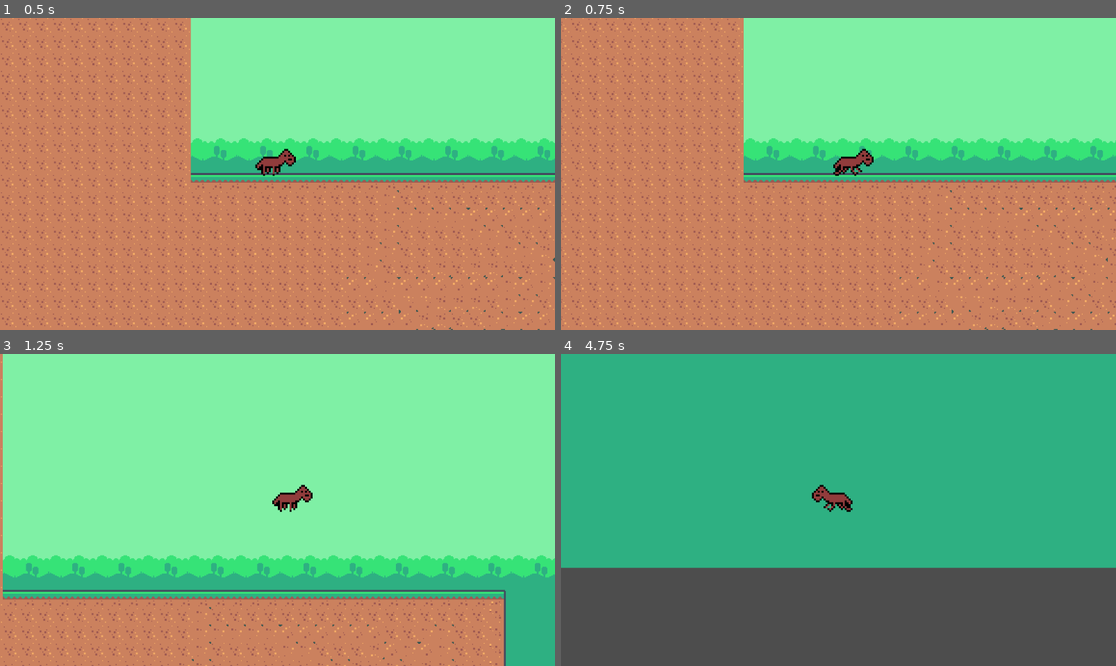
Above: before the commit, frames 1-4 (two rows, left to right).
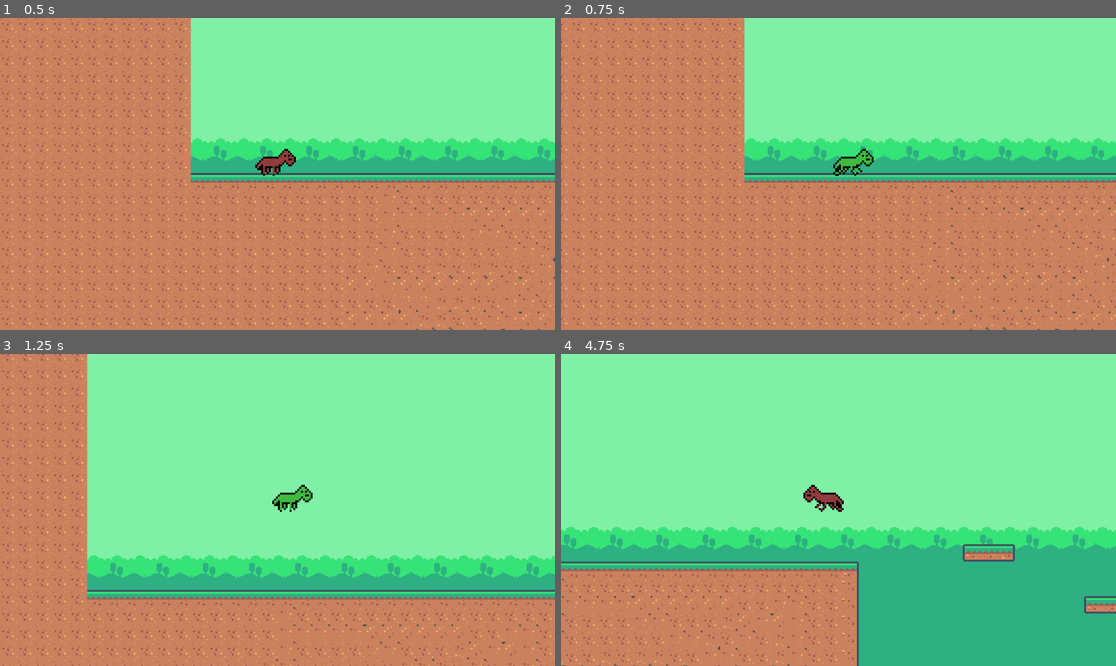
Above: after the commit, the same moments.

Repository: TediKoi/BigModeProject
Game: Godot game, scene res://Scenes/main.tscn
Two runs of this game, one before a commit and one after it. Both use one fixed random seed, a clock stepped at 60 frames per second and the inputs below.
Inputs:
- Up to frame 1 (0.5 s): no input
- Up to frame 2 (0.75 s): hold D (move_right) from 0.53 s (still down); hold Shift (sprint) from 0.53 s (still down); tap Q (change_mode) at 0.6 s
- Up to frame 3 (1.25 s): keep holding D (move_right); keep holding Shift (sprint); tap Space (jump) at 0.77, 1.07 s
- Up to frame 4 (4.75 s): release Shift (sprint) at 1.28 s; tap Shift (sprint) at 1.35, 3.05 s; tap Space (jump) at 1.52, 1.55, 1.82, 2.1, 3.02, 3.32, 3.77, 3.8, 4.07, 4.52 s; release D (move_right) at 2.03 s; hold A (move_left) 2.03-2.78 s; tap Q (change_mode) at 2.3, 2.85, 4.35 s; hold D (move_right) 2.78-4.28 s; hold Shift (sprint) 3.53-4.28 s; hold A (move_left) from 4.28 s (still down)

Frame 1 is identical in both runs. In frame 2, 5.5% of the frame differs, in the area x 0-100%, y 0-100%; in frame 3, 19%; in frame 4, 93%.

Commit message:
added mode changing

Diff:
--- a/Scenes/Components/mode_component.tscn
+++ b/Scenes/Components/mode_component.tscn
@@ -1,6 +1,3 @@
-[gd_scene load_steps=2 format=3 uid="uid://dmyghrfrkqg37"]
-
-[ext_resource type="Script" path="res://Scenes/Components/mode_component.gd" id="1_ol2c1"]
+[gd_scene format=3 uid="uid://dmyghrfrkqg37"]
 
 [node name="ModeComponent" type="Node"]
-script = ExtResource("1_ol2c1")
--- /dev/null
+++ b/Scenes/Player/player.gd
@@ -0,0 +1,90 @@
+extends CharacterBody2D
+class_name Player
+
+const MAX_SPEED = 200
+const JUMP_VELOCITY = -400.0
+const ACCELERATION = 100
+
+var direction = 0
+var gravity = 980
+
+@export var isDonkey = true
+
+@onready var sprite_donkey = $Sprite2DDonkey
+@onready var sprite_toad = $Sprite2DToad
+
+func _ready():
+	sprite_toad.visible = false
+
+func _physics_process(delta):
+	animations()
+	flip_sprite()
+	if not is_on_floor():
+		velocity.y += gravity * delta
+		velocity.x = move_toward(velocity.x, 0, 10)
+	jumping()
+	moving()
+	mode()
+	move_and_slide()
+
+func flip_sprite():
+	var isRight = direction > 0
+	var isLeft = direction < 0
+	if isRight:
+		sprite_toad.flip_h = false
+		sprite_donkey.flip_h = false
+	if isLeft:
+		sprite_toad.flip_h = true
+		sprite_donkey.flip_h = true
+
+func sprint_accelerate():
+	var isRight = direction > 0
+	var isLeft = direction < 0
+	if isRight:
+		velocity.x = move_toward(velocity.x, MAX_SPEED + 200, 20)
+	if isLeft:
+		velocity.x = move_toward(velocity.x, -MAX_SPEED - 200, 20)
+
+func moving():
+	direction = Input.get_axis("move_left", "move_right")
+	if direction:
+		if Input.is_action_pressed("sprint") and isDonkey:
+			sprint_accelerate()
+		else:
+			accelerate()
+	else:
+		velocity.x = move_toward(velocity.x, 0, 30)
+
+func accelerate():
+	var isRight = direction > 0
+	var isLeft = direction < 0
+	if isRight:
+		velocity.x = move_toward(velocity.x, MAX_SPEED, 20)
+	if isLeft:
+		velocity.x = move_toward(velocity.x, -MAX_SPEED, 20)
+
+func animations():
+	#Animations
+	if isDonkey:
+		if(velocity.x > 0 || velocity.x < 0):
+			sprite_donkey.animation = "run"
+		else:
+			sprite_donkey.animation = "default"
+	else:
+		if(velocity.x > 0 || velocity.x < 0):
+			sprite_toad.animation = "run"
+		else:
+			sprite_toad.animation = "default"
+
+
+
+func jumping():
+	if Input.is_action_just_pressed("jump") and is_on_floor():
+		velocity.y = JUMP_VELOCITY
+
+
+func mode():
+	if Input.is_action_just_pressed("change_mode"):
+		isDonkey = !isDonkey
+		sprite_donkey.visible = isDonkey
+		sprite_toad.visible = !isDonkey
--- a/Scenes/Player/player_donkey.tscn
+++ b/Scenes/Player/player.tscn
@@ -1,8 +1,32 @@
-[gd_scene load_steps=8 format=3 uid="uid://cp6iiamcdfjuj"]
+[gd_scene load_steps=11 format=3 uid="uid://cp6iiamcdfjuj"]
 
 [ext_resource type="Texture2D" uid="uid://7bh5brl2u8f8" path="res://Scenes/Player/donkey_idle.png" id="1_d5ei7"]
-[ext_resource type="Script" path="res://Scenes/Player/player_donkey.gd" id="1_glxbm"]
+[ext_resource type="Script" path="res://Scenes/Player/player.gd" id="1_g10hy"]
+[ext_resource type="Texture2D" uid="uid://b1ayq3gfmekhy" path="res://Scenes/Player/donkeytoad_idle.png" id="2_017r3"]
 [ext_resource type="Texture2D" uid="uid://ce0ws4tss0bo8" path="res://Scenes/Player/donkey_walk.png" id="3_p70yk"]
+[ext_resource type="Texture2D" uid="uid://bbx0ptpxg61r" path="res://Scenes/Player/donkeytoad_walk.png" id="3_xvfhl"]
+
+[sub_resource type="SpriteFrames" id="SpriteFrames_tw8ns"]
+animations = [{
+"frames": [{
+"duration": 1.0,
+"texture": ExtResource("2_017r3")
+}],
+"loop": true,
+"name": &"default",
+"speed": 5.0
+}, {
+"frames": [{
+"duration": 1.0,
+"texture": ExtResource("3_xvfhl")
+}, {
+"duration": 1.0,
+"texture": ExtResource("2_017r3")
+}],
+"loop": true,
+"name": &"run",
+"speed": 5.0
+}]
 
 [sub_resource type="AtlasTexture" id="AtlasTexture_85byt"]
 atlas = ExtResource("3_p70yk")
@@ -35,18 +59,24 @@
 }]
 
 [sub_resource type="CircleShape2D" id="CircleShape2D_mricl"]
-radius = 8.0
+radius = 9.5
 
-[node name="Player_Donkey" type="CharacterBody2D" groups=["player"]]
+[node name="Player" type="CharacterBody2D" groups=["player"]]
 scale = Vector2(2, 2)
-script = ExtResource("1_glxbm")
+script = ExtResource("1_g10hy")
 
-[node name="Sprite2D" type="AnimatedSprite2D" parent="."]
+[node name="Sprite2DToad" type="AnimatedSprite2D" parent="."]
+position = Vector2(0, 1)
+sprite_frames = SubResource("SpriteFrames_tw8ns")
+autoplay = "default"
+offset = Vector2(0, -8)
+
+[node name="Sprite2DDonkey" type="AnimatedSprite2D" parent="."]
 position = Vector2(0, 1)
 sprite_frames = SubResource("SpriteFrames_jjoc6")
 autoplay = "default"
 offset = Vector2(0, -8)
 
 [node name="CollisionShape2D" type="CollisionShape2D" parent="."]
-position = Vector2(0, -8)
+position = Vector2(0, -9.5)
 shape = SubResource("CircleShape2D_mricl")
--- a/Scenes/Player/player_donkey.gd
+++ /dev/null
@@ -1,68 +0,0 @@
-extends CharacterBody2D
-
-const MAX_SPEED = 200
-const JUMP_VELOCITY = -400.0
-const ACCELERATION = 100
-
-var direction = Vector2.ZERO
-var gravity = 980
-
-@onready var sprite = $Sprite2D
-
-
-func _physics_process(delta):
-	animations()
-	if not is_on_floor():
-		velocity.y += gravity * delta
-		velocity.x = move_toward(velocity.x, 0, 10)
-	jumping()
-	moving()
-	move_and_slide()
-	flip_sprite()
-
-
-func animations():
-	#Animations
-	if(velocity.x > 0 || velocity.x < 0):
-		sprite.animation = "run"
-	else:
-		sprite.animation = "default"
-
-func moving():
-	direction = Input.get_axis("move_left", "move_right")
-	if direction:
-		if Input.is_action_pressed("sprint"):
-			sprint_accelerate()
-		else:
-			accelerate()
-	else:
-		velocity.x = move_toward(velocity.x, 0, 30)
-
-func accelerate():
-	var isRight = direction > 0
-	var isLeft = direction < 0
-	if isRight:
-		velocity.x = move_toward(velocity.x, MAX_SPEED, 20)
-	if isLeft:
-		velocity.x = move_toward(velocity.x, -MAX_SPEED, 20)
-
-func sprint_accelerate():
-	var isRight = direction > 0
-	var isLeft = direction < 0
-	if isRight:
-		velocity.x = move_toward(velocity.x, MAX_SPEED + 200, 20)
-	if isLeft:
-		velocity.x = move_toward(velocity.x, -MAX_SPEED - 200, 20)
-
-
-func jumping():
-	if Input.is_action_just_pressed("jump") and is_on_floor():
-		velocity.y = JUMP_VELOCITY
-
-func flip_sprite():
-	var isRight = direction > 0
-	var isLeft = direction < 0
-	if isRight:
-		sprite.flip_h = false
-	if isLeft:
-		sprite.flip_h = true
--- a/Scenes/main.tscn
+++ b/Scenes/main.tscn
@@ -1,7 +1,7 @@
 [gd_scene load_steps=7 format=3 uid="uid://clr4wsrs3i4q0"]
 
 [ext_resource type="Script" path="res://Scenes/main.gd" id="1_efai5"]
-[ext_resource type="PackedScene" uid="uid://cp6iiamcdfjuj" path="res://Scenes/Player/player_donkey.tscn" id="1_p6ra6"]
+[ext_resource type="PackedScene" uid="uid://cp6iiamcdfjuj" path="res://Scenes/Player/player.tscn" id="1_p6ra6"]
 [ext_resource type="PackedScene" uid="uid://dmyghrfrkqg37" path="res://Scenes/Components/mode_component.tscn" id="2_1fe85"]
 [ext_resource type="TileSet" uid="uid://cdjem8306xcp" path="res://Assets/background.tres" id="2_4wv81"]
 [ext_resource type="TileSet" uid="uid://cu8c7ebhfcrnt" path="res://Assets/foreground.tres" id="2_m0off"]
@@ -23,7 +23,7 @@
 format = 2
 layer_0/tile_data = PackedInt32Array(1179651, 131072, 1, 1179652, 131072, 1, 1179653, 131072, 1, 1179654, 131072, 1, 11 …(43783 unchanged characters)…
 
-[node name="Player_Donkey" parent="." instance=ExtResource("1_p6ra6")]
+[node name="Player" parent="." instance=ExtResource("1_p6ra6")]
 position = Vector2(-3, 220)
 
 [node name="Camera2D" type="Camera2D" parent="."]
